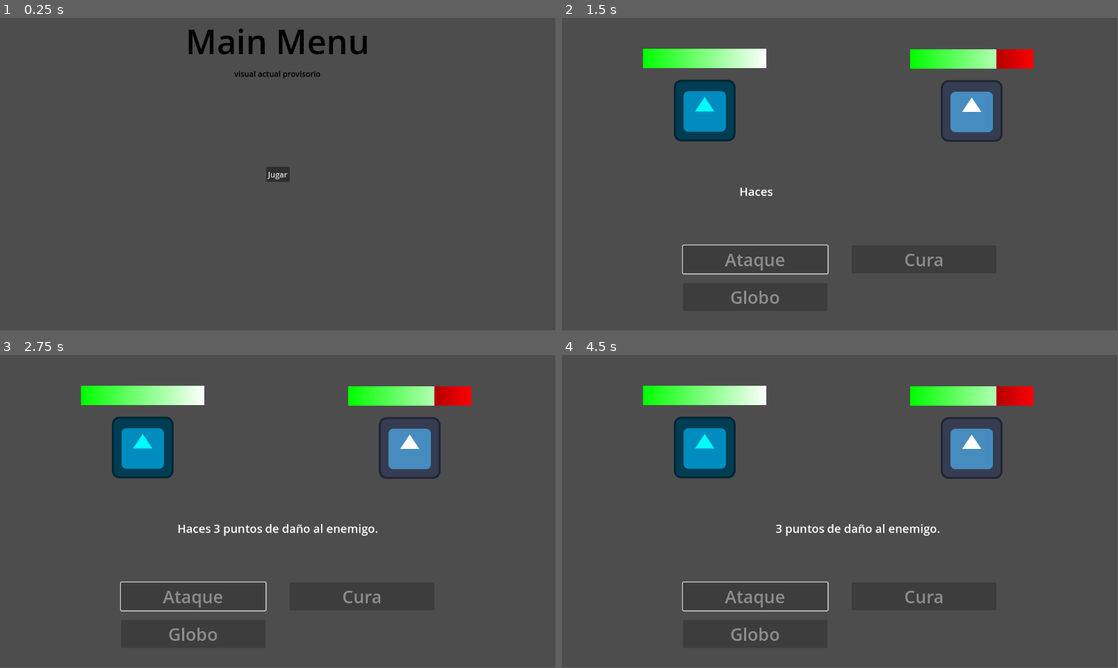
Above: before the commit, frames 1-4 (two rows, left to right).
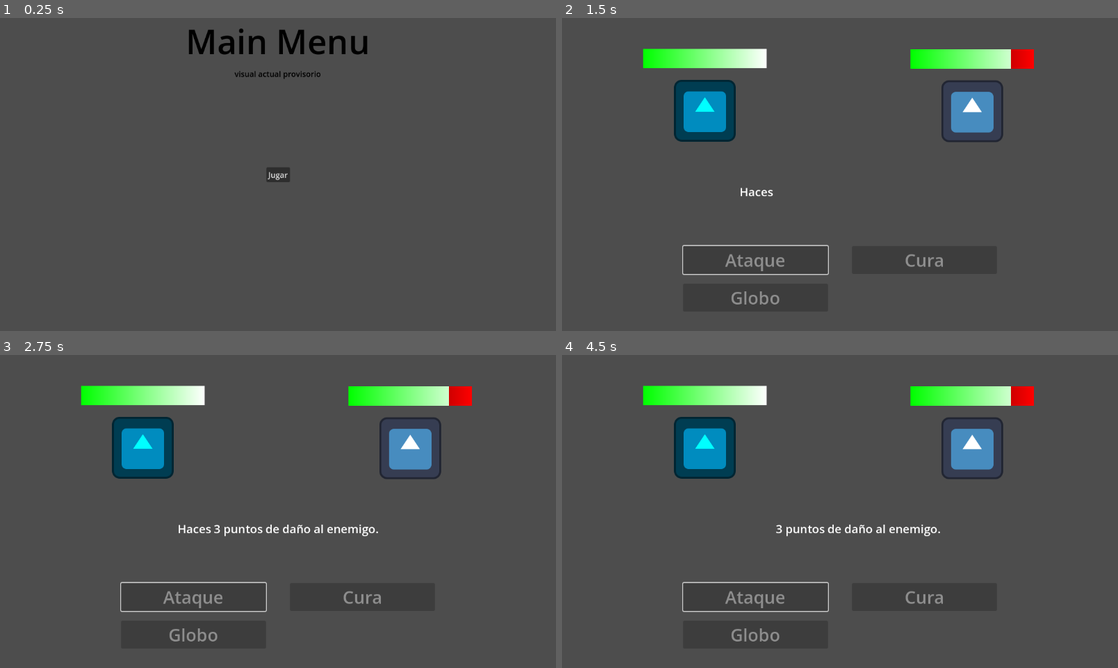
Above: after the commit, the same moments.

Repository: t0m45DEV/skidaddle-skidoodle
Game: Godot game, scene res://Menus/main_menu.tscn
Same seed, same stepped clock (60 frames per second), same inputs: the game is played once before the commit and once after it. The engine's default icon, where the game draws it, is replaced by a stand-in: a white triangle on a blue panel in a dark square.
Inputs:
- Up to frame 1 (0.25 s): no input
- Up to frame 2 (1.5 s): click "Jugar" at 0.5 s; click "Ataque" at 1.25 s
- Up to frame 3 (2.75 s): tap Enter at 2 s
- Up to frame 4 (4.5 s): tap Space at 2.75, 4.25 s; tap Enter at 3.5 s
In our replay, the window is 799x449 before the commit and 800x450 after it. These sizes can differ from the game's own. Grey fills any space a smaller window leaves; there, only what the larger window draws over its background counts as a difference.

The runs differ from the first frame. In frame 1, 0.3% of the frame differs, in the area x 34-67%, y 3-52%; in frame 2, 1.1%; in frame 3, 1.5%, in the area x 14-85%, y 9-92%; in frame 4, 1.4%.

Commit message:
agrego ataques y aranha

Diff:
--- a/project/doodler/Enemies/aranha.tres
+++ b/project/doodler/Enemies/aranha.tres
@@ -1,8 +1,19 @@
-[gd_resource type="Resource" script_class="Enemy_Data" load_steps=3 format=3 uid="uid://cgxs2oc780ohq"]
+[gd_resource type="Resource" script_class="Enemy_Data" load_steps=8 format=3 uid="uid://cgxs2oc780ohq"]
 
 [ext_resource type="Script" uid="uid://1b3b510wll5g" path="res://Resources/objects_data.gd" id="1_esnps"]
 [ext_resource type="Script" uid="uid://b6si3q6ywg50d" path="res://Resources/enemy_data.gd" id="2_rturj"]
+[ext_resource type="Resource" uid="uid://liia7t6vqlwv" path="res://Objects/ataque_normal.tres" id="2_ryqgr"]
+[ext_resource type="Resource" uid="uid://c4ww61pdy11uh" path="res://Objects/nariz_payaso.tres" id="3_xv2vi"]
+[ext_resource type="Texture2D" uid="uid://c4g3cexipv4on" path="res://Sprites/icon-aranha.png" id="4_38il2"]
+[ext_resource type="Texture2D" uid="uid://cv8rq6sx7g440" path="res://Sprites/tag-aranha.png" id="6_cy0nh"]
+[ext_resource type="Texture2D" uid="uid://dyqy376cc1gpo" path="res://Sprites/enemy-aranha.png" id="7_rm4mp"]
 
 [resource]
 script = ExtResource("2_rturj")
+max_HP = 16
+strength = 2
+abilities = Array[ExtResource("1_esnps")]([ExtResource("2_ryqgr"), ExtResource("3_xv2vi"), ExtResource("2_ryqgr")])
+texture = ExtResource("7_rm4mp")
+tag = ExtResource("6_cy0nh")
+icon = ExtResource("4_38il2")
 metadata/_custom_type_script = "uid://b6si3q6ywg50d"
--- a/project/doodler/Scenes/enemy_sprite_2D.gd
+++ b/project/doodler/Scenes/enemy_sprite_2D.gd
@@ -3,13 +3,24 @@
 
 # Tiene que ser el MISMO NOMBRE que el archivo 'monstruo.tres' en la carpeta 'Enemies'
 const enemies : Array[String] = [
+	"aranha",
+	"boblin",
+	"hataud",
 	"eskeleton",
+	"demoño",
+	"maguito",
+	"magordito",
+	"cofre",
+	"mimic",
+	"puingino",
+	"pallaso",
 	"trex",
+	"biltm",
+	"acuaman",
+	"roberto",
 	"67",
-	"acuaman",
-	"aranha",
-	"biltm"
-
+	"labubu",
+	"oy"
 ]
 
 @export var enemy : String = enemies[0] # Por defecto se autoasigna el primer enemigo
--- a/project/doodler/project.godot
+++ b/project/doodler/project.godot
@@ -20,6 +20,11 @@
 Objects="*res://Globals/objects.gd"
 Inventory="*res://Globals/inventory.gd"
 
+[display]
+
+window/stretch/mode="viewport"
+window/stretch/aspect="expand"
+
 [file_customization]
 
 folder_colors={
Binary file added: project/doodler/Sprites/game-logo.png
Binary file added: project/doodler/Sprites/group-logo.png
